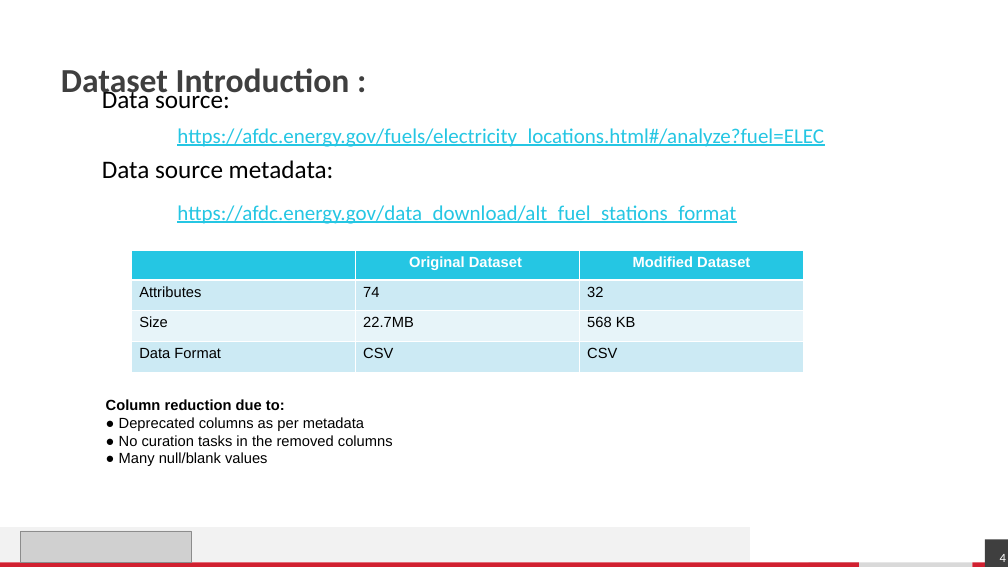
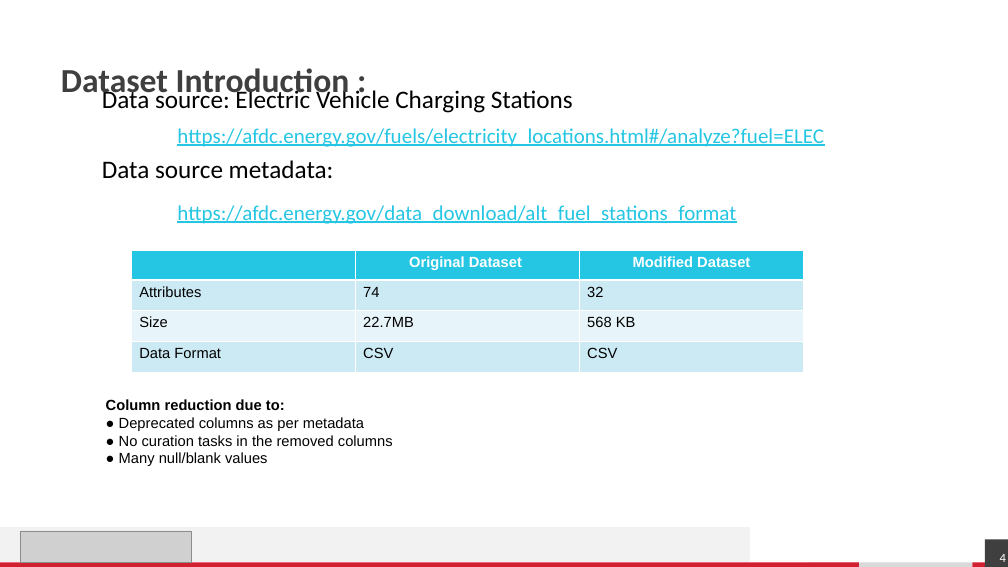
Before and after one commit to IITTeaching/cs520-f23-group-17, a slide deck: slide 4 of DataCurationProject/DataCuration Project_Group_17.pptx. Drawn at 1008x567 pixels with LibreOffice and Linux fonts; fonts in the diff are those of the drawing; grey boxes stand for pictures; background and template pictures are left out. Boxes give left, top, right and bottom in pixels: in the first picture for what was removed or moved away, otherwise in the second. Text is boxed around its words. In the diff, an @@ line names an element or a change of style, - is before the commit and + after.

```diff
--- a/DataCurationProject/DataCuration Project_Group_17.pptx
+++ b/DataCurationProject/DataCuration Project_Group_17.pptx
@@ text at box(102, 88, 573, 113): text changed @@
-  Data source:
+  Data source: Electric Vehicle Charging Stations
```
Also in this commit, not shown: 2 other slides changed, 1 other file.
